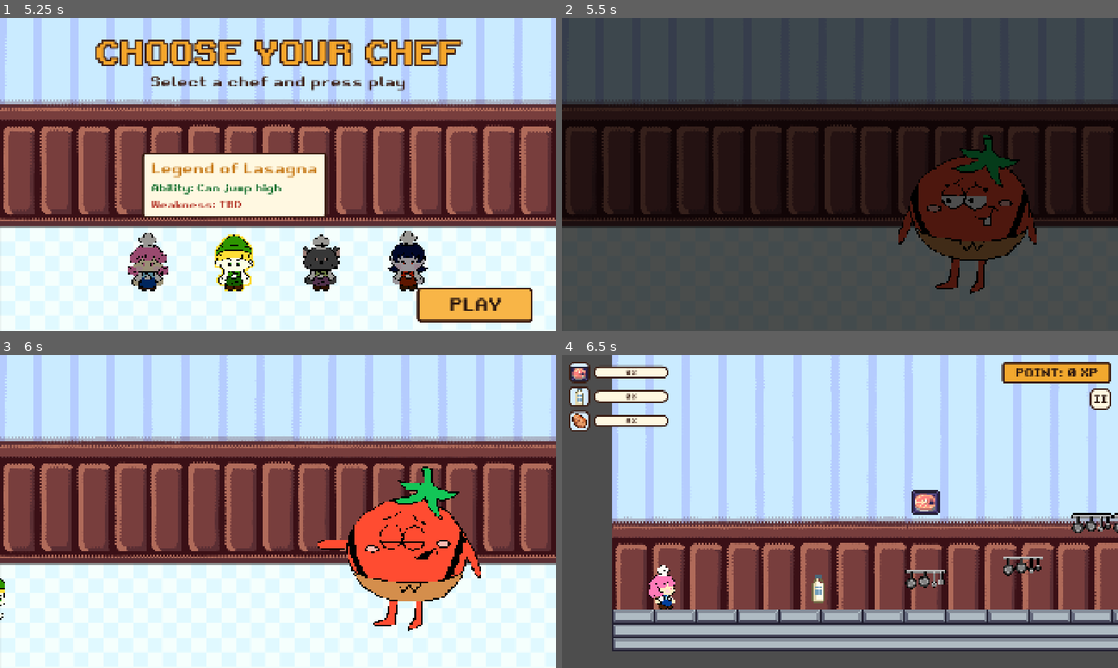
Above: before the commit, frames 1-4 (two rows, left to right).
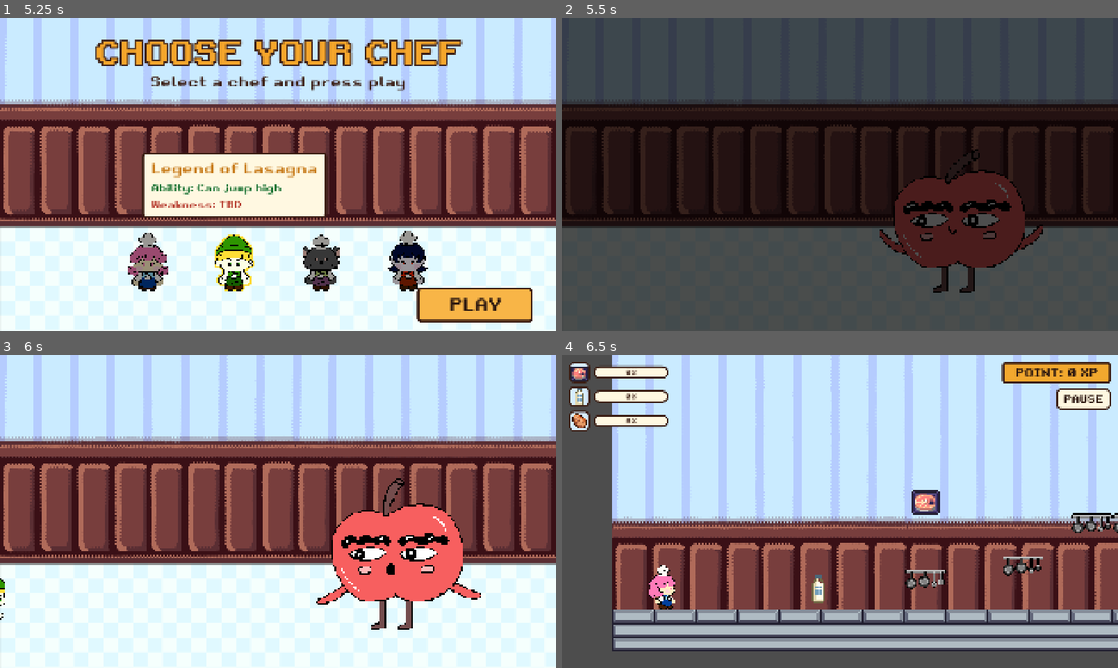
Above: after the commit, the same moments.

Repository: itspaulita/faster-chef-2
Game: Godot game, scene res://scenes/title_screen.tscn
Same seed, same stepped clock (60 frames per second), same inputs: the game is played once before the commit and once after it.
Inputs (mouse positions are in pixels of both pictures, inside the frame that each line leads up to):
- Up to frame 1 (5.25 s): click "START" at 0.5 s; click "PLAY" at 1.25 s; click "PLAY" at 2 s; tap Enter at 2.75 s; move the mouse to (400, 158) at 2.77 s; hold Right (right) 2.78-4.28 s; click (400, 158) at 2.92 s; tap Space (jump) at 3.02, 3.77 s; move the mouse to (166, 190) at 3.52 s; move the mouse to (333, 105) at 4.27 s; hold Left (left) 4.28-5.03 s; move the mouse to (250, 237) at 5.02 s; hold Right (right) from 5.03 s (still down); click (250, 237) at 5.17 s
- Up to frame 2 (5.5 s): keep holding Right (right); tap Space (jump) at 5.27 s
- Up to frame 3 (6 s): keep holding Right (right); move the mouse to (444, 558) at 5.77 s
- Up to frame 4 (6.5 s): keep holding Right (right); tap Space (jump) at 6.02 s

Frame 1 is identical in both runs. In frame 2, 4.7% of the frame differs, in the area x 57-87%, y 37-89%; in frame 3, 8.1%, in the area x 56-87%, y 35-89%; in frame 4, 0.5%.

Commit message:
added monster apple, changed dishto salmon

Diff:
--- a/scenes/cutscene.tscn
+++ b/scenes/cutscene.tscn
@@ -5,7 +5,7 @@
 [ext_resource type="Texture2D" uid="uid://b5q5aj7nxg2lp" path="res://assets/images/bg/blue wall.png" id="3_wall"]
 [ext_resource type="Texture2D" uid="uid://mvvgcvd3hqf5" path="res://assets/images/bg/floor.png" id="4_floor"]
 [ext_resource type="Texture2D" uid="uid://bfeidd182ogx2" path="res://assets/images/player/Legend of Lasagna 110x80.png" id="5_chef"]
-[ext_resource type="Texture2D" path="res://assets/images/monsters/monster_tomato.png" id="6_monster"]
+[ext_resource type="Texture2D" path="res://assets/images/monsters/monster-apple2.png" id="6_monster"]
 [ext_resource type="Texture2D" uid="uid://bxxjwvhtqi585" path="res://assets/images/misc/single-line-tilemap.png" id="7_bubble"]
 [ext_resource type="Texture2D" uid="uid://chma8f38ds6y5" path="res://assets/images/food/5 dishes 60x60.png" id="8_dishes"]
 [ext_resource type="FontFile" uid="uid://gdslv24chos0" path="res://assets/font/RetroGaming.ttf" id="9_font"]
--- a/scenes/hud.tscn
+++ b/scenes/hud.tscn
@@ -1,7 +1,7 @@
-[gd_scene format=3]
-
-[ext_resource type="Script" path="res://scripts/hud.gd" id="1_hud"]
-[ext_resource type="FontFile" path="res://assets/font/RetroGaming.ttf" id="2_font"]
+[gd_scene format=3 uid="uid://4tf0qdi1gu53"]
+
+[ext_resource type="Script" uid="uid://daornefwgjj3x" path="res://scripts/hud.gd" id="1_hud"]
+[ext_resource type="FontFile" uid="uid://gdslv24chos0" path="res://assets/font/RetroGaming.ttf" id="2_font"]
 [ext_resource type="PackedScene" path="res://scenes/pause_menu.tscn" id="3_pause"]
 
 [sub_resource type="StyleBoxFlat" id="StyleBoxFlat_tile"]
@@ -72,6 +72,18 @@
 corner_radius_bottom_right = 16
 corner_radius_bottom_left = 16
 
+[sub_resource type="StyleBoxFlat" id="StyleBoxFlat_pause_pressed"]
+bg_color = Color(0.88, 0.82, 0.66, 1)
+border_width_left = 6
+border_width_top = 6
+border_width_right = 6
+border_width_bottom = 6
+border_color = Color(0.23, 0.12, 0.08, 1)
+corner_radius_top_left = 16
+corner_radius_top_right = 16
+corner_radius_bottom_right = 16
+corner_radius_bottom_left = 16
+
 [sub_resource type="StyleBoxFlat" id="StyleBoxFlat_pause_hover"]
 bg_color = Color(1, 1, 1, 1)
 border_width_left = 6
@@ -84,42 +96,30 @@
 corner_radius_bottom_right = 16
 corner_radius_bottom_left = 16
 
-[sub_resource type="StyleBoxFlat" id="StyleBoxFlat_pause_pressed"]
-bg_color = Color(0.88, 0.82, 0.66, 1)
-border_width_left = 6
-border_width_top = 6
-border_width_right = 6
-border_width_bottom = 6
-border_color = Color(0.23, 0.12, 0.08, 1)
-corner_radius_top_left = 16
-corner_radius_top_right = 16
-corner_radius_bottom_right = 16
-corner_radius_bottom_left = 16
-
-[node name="Hud" type="CanvasLayer"]
+[node name="Hud" type="CanvasLayer" unique_id=1055163784]
 script = ExtResource("1_hud")
 
-[node name="Rows" type="VBoxContainer" parent="."]
+[node name="Rows" type="VBoxContainer" parent="." unique_id=241008584]
 offset_left = 24.0
 offset_top = 24.0
 theme_override_constants/separation = 12
 
-[node name="Row1" type="HBoxContainer" parent="Rows"]
-layout_mode = 2
-theme_override_constants/separation = 12
-
-[node name="IconTile" type="PanelContainer" parent="Rows/Row1"]
+[node name="Row1" type="HBoxContainer" parent="Rows" unique_id=2035583497]
+layout_mode = 2
+theme_override_constants/separation = 12
+
+[node name="IconTile" type="PanelContainer" parent="Rows/Row1" unique_id=1087306267]
 custom_minimum_size = Vector2(72, 72)
 layout_mode = 2
 theme_override_styles/panel = SubResource("StyleBoxFlat_tile")
 
-[node name="Icon" type="TextureRect" parent="Rows/Row1/IconTile"]
+[node name="Icon" type="TextureRect" parent="Rows/Row1/IconTile" unique_id=785638242]
 texture_filter = 1
 layout_mode = 2
 expand_mode = 1
 stretch_mode = 5
 
-[node name="Bar" type="ProgressBar" parent="Rows/Row1"]
+[node name="Bar" type="ProgressBar" parent="Rows/Row1" unique_id=1150462661]
 custom_minimum_size = Vector2(260, 40)
 layout_mode = 2
 size_flags_vertical = 4
@@ -130,22 +130,22 @@
 theme_override_styles/fill = SubResource("StyleBoxFlat_bar_fill")
 step = 0.0
 
-[node name="Row2" type="HBoxContainer" parent="Rows"]
-layout_mode = 2
-theme_override_constants/separation = 12
-
-[node name="IconTile" type="PanelContainer" parent="Rows/Row2"]
+[node name="Row2" type="HBoxContainer" parent="Rows" unique_id=940286467]
+layout_mode = 2
+theme_override_constants/separation = 12
+
+[node name="IconTile" type="PanelContainer" parent="Rows/Row2" unique_id=2027988345]
 custom_minimum_size = Vector2(72, 72)
 layout_mode = 2
 theme_override_styles/panel = SubResource("StyleBoxFlat_tile")
 
-[node name="Icon" type="TextureRect" parent="Rows/Row2/IconTile"]
+[node name="Icon" type="TextureRect" parent="Rows/Row2/IconTile" unique_id=1508283991]
 texture_filter = 1
 layout_mode = 2
 expand_mode = 1
 stretch_mode = 5
 
-[node name="Bar" type="ProgressBar" parent="Rows/Row2"]
+[node name="Bar" type="ProgressBar" parent="Rows/Row2" unique_id=2104432464]
 custom_minimum_size = Vector2(260, 40)
 layout_mode = 2
 size_flags_vertical = 4
@@ -156,22 +156,22 @@
 theme_override_styles/fill = SubResource("StyleBoxFlat_bar_fill")
 step = 0.0
 
-[node name="Row3" type="HBoxContainer" parent="Rows"]
-layout_mode = 2
-theme_override_constants/separation = 12
-
-[node name="IconTile" type="PanelContainer" parent="Rows/Row3"]
+[node name="Row3" type="HBoxContainer" parent="Rows" unique_id=22366069]
+layout_mode = 2
+theme_override_constants/separation = 12
+
+[node name="IconTile" type="PanelContainer" parent="Rows/Row3" unique_id=269812456]
 custom_minimum_size = Vector2(72, 72)
 layout_mode = 2
 theme_override_styles/panel = SubResource("StyleBoxFlat_tile")
 
-[node name="Icon" type="TextureRect" parent="Rows/Row3/IconTile"]
+[node name="Icon" type="TextureRect" parent="Rows/Row3/IconTile" unique_id=122827734]
 texture_filter = 1
 layout_mode = 2
 expand_mode = 1
 stretch_mode = 5
 
-[node name="Bar" type="ProgressBar" parent="Rows/Row3"]
+[node name="Bar" type="ProgressBar" parent="Rows/Row3" unique_id=543786919]
 custom_minimum_size = Vector2(260, 40)
 layout_mode = 2
 size_flags_vertical = 4
@@ -182,7 +182,7 @@
 theme_override_styles/fill = SubResource("StyleBoxFlat_bar_fill")
 step = 0.0
 
-[node name="PointsPanel" type="PanelContainer" parent="."]
+[node name="PointsPanel" type="PanelContainer" parent="." unique_id=2095658903]
 anchors_preset = 1
 anchor_left = 1.0
 anchor_right = 1.0
@@ -192,7 +192,7 @@
 grow_horizontal = 0
 theme_override_styles/panel = SubResource("StyleBoxFlat_points")
 
-[node name="PointsLabel" type="Label" parent="PointsPanel"]
+[node name="PointsLabel" type="Label" parent="PointsPanel" unique_id=2119566771]
 layout_mode = 2
 theme_override_colors/font_color = Color(0.17, 0.09, 0.06, 1)
 theme_override_fonts/font = ExtResource("2_font")
@@ -201,26 +201,26 @@
 horizontal_alignment = 1
 vertical_alignment = 1
 
-[node name="PauseButton" type="Button" parent="."]
+[node name="PauseButton" type="Button" parent="." unique_id=1191160549]
 anchors_preset = 1
 anchor_left = 1.0
 anchor_right = 1.0
-offset_left = -96.0
+offset_left = -214.0
 offset_top = 116.0
 offset_right = -24.0
 offset_bottom = 188.0
 grow_horizontal = 0
+focus_mode = 0
 theme_override_colors/font_color = Color(0.17, 0.09, 0.06, 1)
+theme_override_colors/font_focus_color = Color(0.17, 0.09, 0.06, 1)
+theme_override_colors/font_pressed_color = Color(0.17, 0.09, 0.06, 1)
 theme_override_colors/font_hover_color = Color(0.17, 0.09, 0.06, 1)
-theme_override_colors/font_pressed_color = Color(0.17, 0.09, 0.06, 1)
-theme_override_colors/font_focus_color = Color(0.17, 0.09, 0.06, 1)
 theme_override_fonts/font = ExtResource("2_font")
 theme_override_font_sizes/font_size = 36
 theme_override_styles/normal = SubResource("StyleBoxFlat_pause")
+theme_override_styles/pressed = SubResource("StyleBoxFlat_pause_pressed")
 theme_override_styles/hover = SubResource("StyleBoxFlat_pause_hover")
-theme_override_styles/pressed = SubResource("StyleBoxFlat_pause_pressed")
 theme_override_styles/focus = SubResource("StyleBoxFlat_pause_hover")
-focus_mode = 0
-text = "II"
-
-[node name="PauseMenu" parent="." instance=ExtResource("3_pause")]
+text = "PAUSE"
+
+[node name="PauseMenu" parent="." unique_id=907171405 instance=ExtResource("3_pause")]
--- a/scripts/cutscene.gd
+++ b/scripts/cutscene.gd
@@ -10,9 +10,9 @@
 ## Chi - Where the chef runs to before the level starts (off the right edge of 1920).
 const CHEF_EXIT_X := 2100.0
 
-@export var dish_name := "Tom yum"
+@export var dish_name := "Salmon soup"
 ## Index into the 5-dish sheet.
-@export var dish_frame := 0
+@export var dish_frame := 1
 @export var chef_stop_x := 960.0
 
 var _tween: Tween
Binary file added: assets/images/monsters/monster-apple2.png
Not shown, added: assets/images/monsters/monster-apple2.png.import
